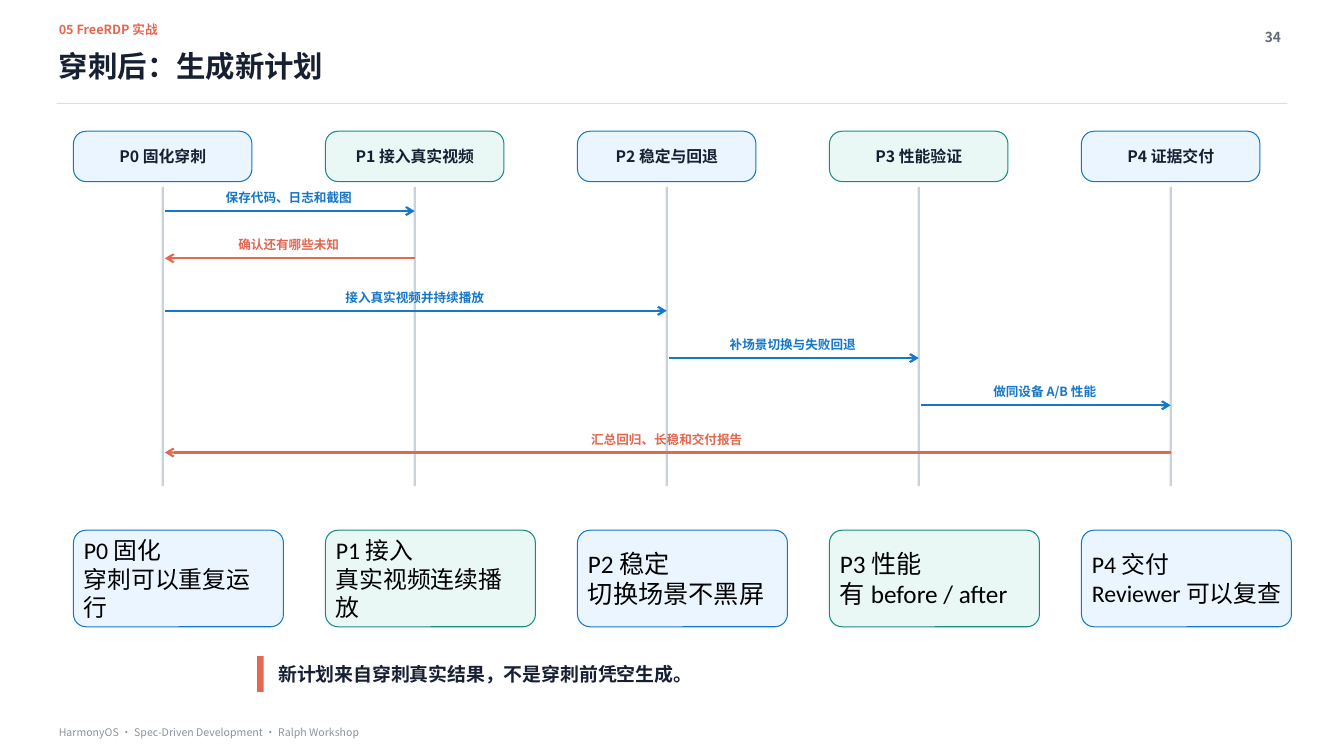
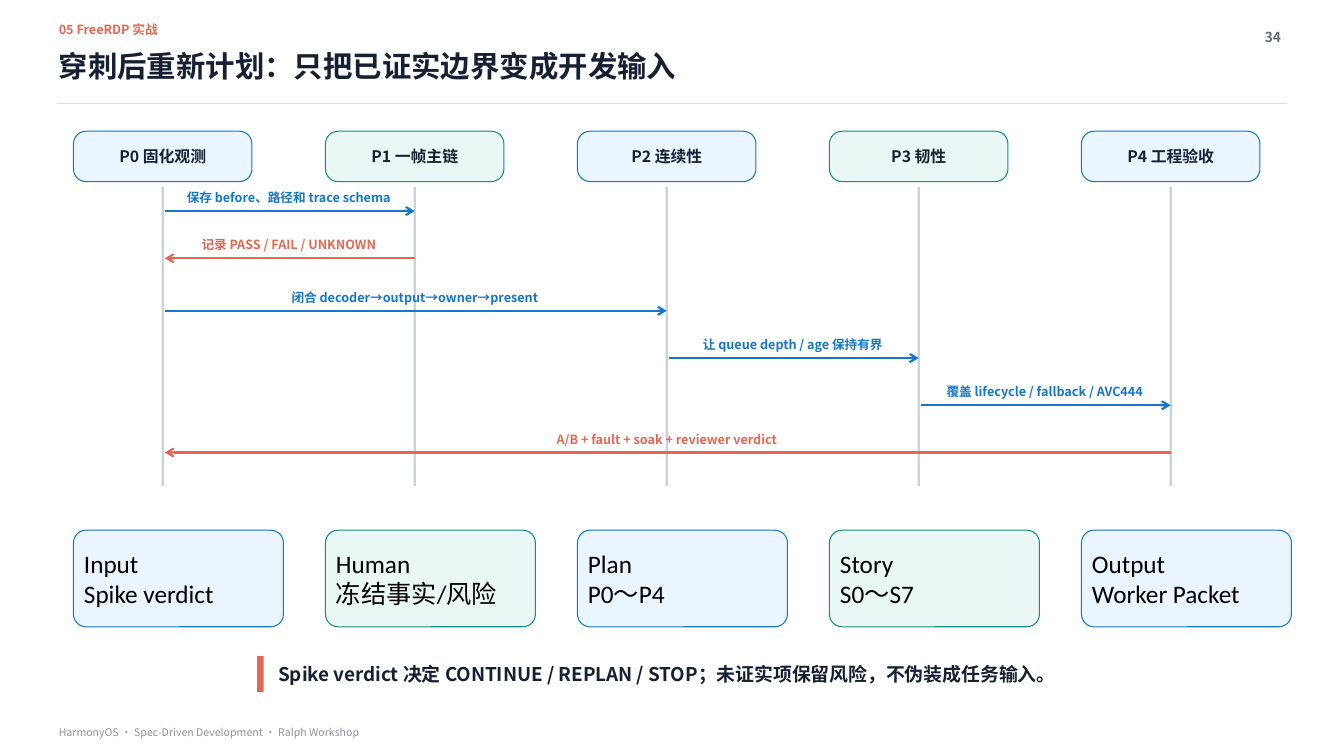
Before and after one commit to xiaomu120413/harmonyos-sdd-ralph-workshop, a slide deck: slide 34 of deliverables/HarmonyOS_SDD_Ralph_Workshop_MDM证据增强版.pptx. Drawn at 1344x756 pixels with LibreOffice and Linux fonts; fonts in the diff are those of the drawing. Boxes give left, top, right and bottom in pixels: in the first picture for what was removed or moved away, otherwise in the second. Text is boxed around its words. In the diff, an @@ line names an element or a change of style, - is before the commit and + after.

```diff
--- a/deliverables/HarmonyOS_SDD_Ralph_Workshop_MDM证据增强版.pptx
+++ b/deliverables/HarmonyOS_SDD_Ralph_Workshop_MDM证据增强版.pptx
@@ text at bbox=[59, 51, 676, 80]: text changed @@
-穿刺后：生成新计划
+穿刺后重新计划：只把已证实边界变成开发输入
@@ text at bbox=[119, 148, 206, 164]: text changed @@
-P0 固化穿刺
+P0 固化观测
@@ text at bbox=[371, 148, 458, 164]: text changed @@
-P1 接入真实视频
+P1 一帧主链
@@ text at bbox=[631, 148, 702, 164]: text changed @@
-P2 稳定与回退
+P2 连续性
@@ text at bbox=[891, 148, 947, 164]: text changed @@
-P3 性能验证
+P3 韧性
@@ text at bbox=[1127, 148, 1214, 164]: text changed @@
-P4 证据交付
+P4 工程验收
@@ text at bbox=[187, 191, 391, 203]: text changed @@
-保存代码、日志和截图
+保存 before、路径和 trace schema
@@ text at bbox=[202, 239, 376, 250]: text changed @@
-确认还有哪些未知
+记录 PASS / FAIL / UNKNOWN
@@ text at bbox=[292, 289, 538, 306]: text changed @@
-接入真实视频并持续播放
+闭合 decoder→output→owner→present
@@ text at bbox=[703, 338, 882, 352]: text changed @@
-补场景切换与失败回退
+让 queue depth / age 保持有界
@@ text at bbox=[947, 383, 1143, 400]: text changed @@
-做同设备 A/B 性能
+覆盖 lifecycle / fallback / AVC444
@@ text at bbox=[557, 434, 777, 447]: text changed @@
-汇总回归、长稳和交付报告
+A/B + fault + soak + reviewer verdict
@@ text at bbox=[84, 556, 213, 607]: text changed; size 16.9 to 18 pt @@
-P0 固化
-穿刺可以重复运行
+Input
+Spike verdict
@@ text at bbox=[336, 556, 497, 605]: text changed; size 16.9 to 18 pt @@
-P1 接入
-真实视频连续播放
+Human
+冻结事实/风险
@@ text at bbox=[588, 555, 665, 603]: text changed @@
-P2 稳定
-切换场景不黑屏
+Plan
+P0～P4
@@ text at bbox=[840, 556, 914, 603]: text changed @@
-P3 性能
-有 before / after
+Story
+S0～S7
@@ text at bbox=[1092, 556, 1240, 603]: text changed; size 16.9 to 18 pt @@
-P4 交付
-Reviewer 可以复查
+Output
+Worker Packet
@@ text at bbox=[278, 665, 1055, 685]: text changed @@
-新计划来自穿刺真实结果，不是穿刺前凭空生成。
+Spike verdict 决定 CONTINUE / REPLAN / STOP；未证实项保留风险，不伪装成任务输入。
```
Also in this commit, not shown: 9 other slides changed, 1 slide added, 1 slide removed, 8 other files.
